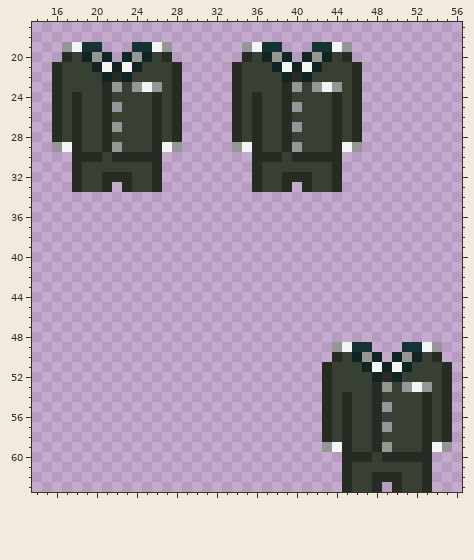
Edited in one commit: pixel-art sprite (Resources/Textures/Fractions/Clothing/German/Uniforms/Jumpsuit/officer_green.rsi/inhand-left.png). Above is the file before it was changed.
The file is 64x64 pixels. Colours within 5 levels of each other are drawn and written as one. Shown: x 14..56, y 17..63.
After:
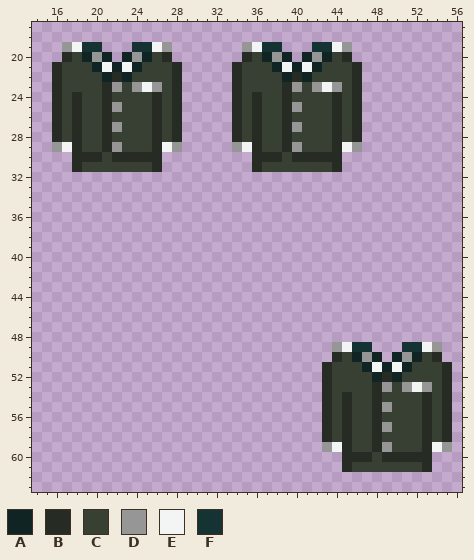
Palette (. is transparent): A #0f2423  B #262b23  C #384034  D #969696  E #f3f5f4  F #153332
From old to new:
Changed rows in their new state; - is an unchanged pixel.
first column x 18:
32 .........---------.........
33 ....-....---------....-....
first column x 45:
62 .........
63 ....-....
